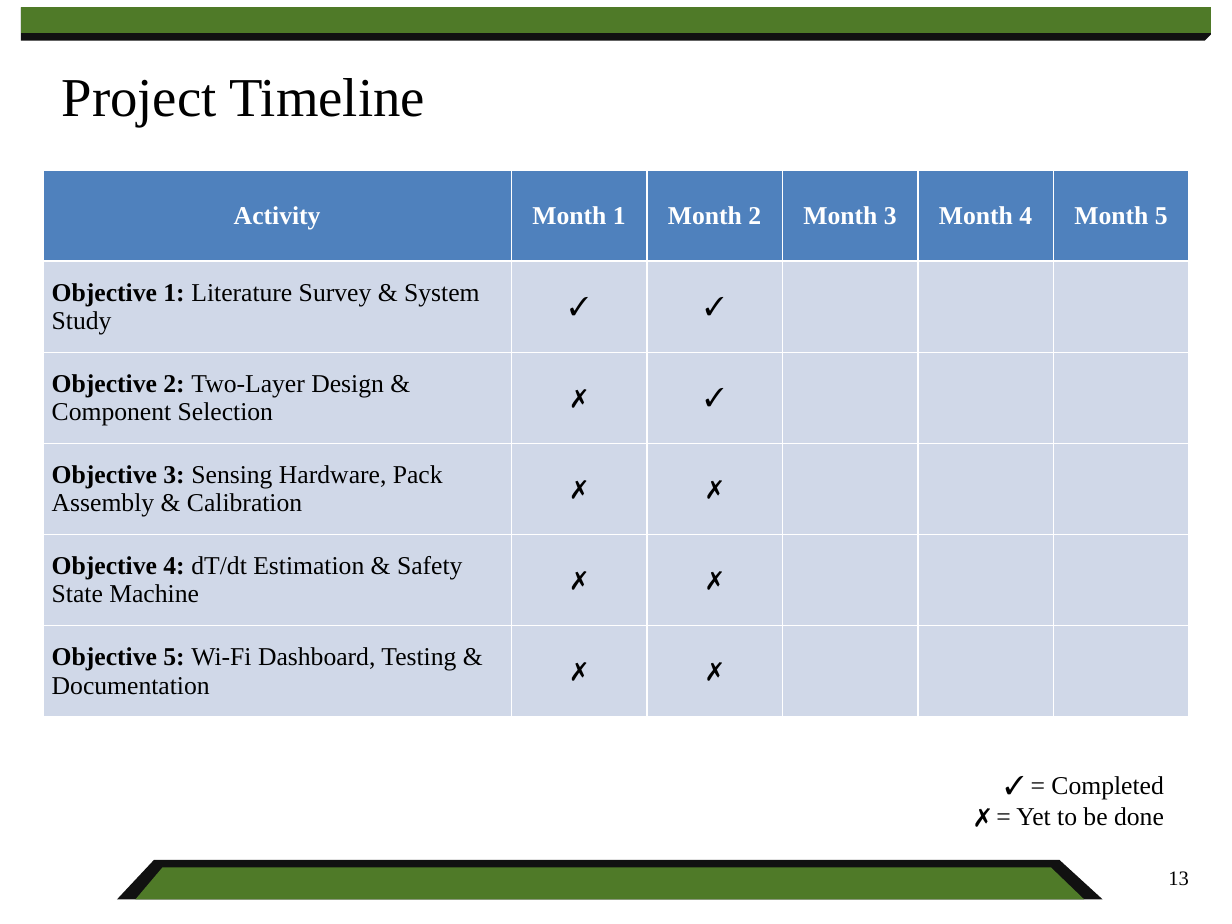
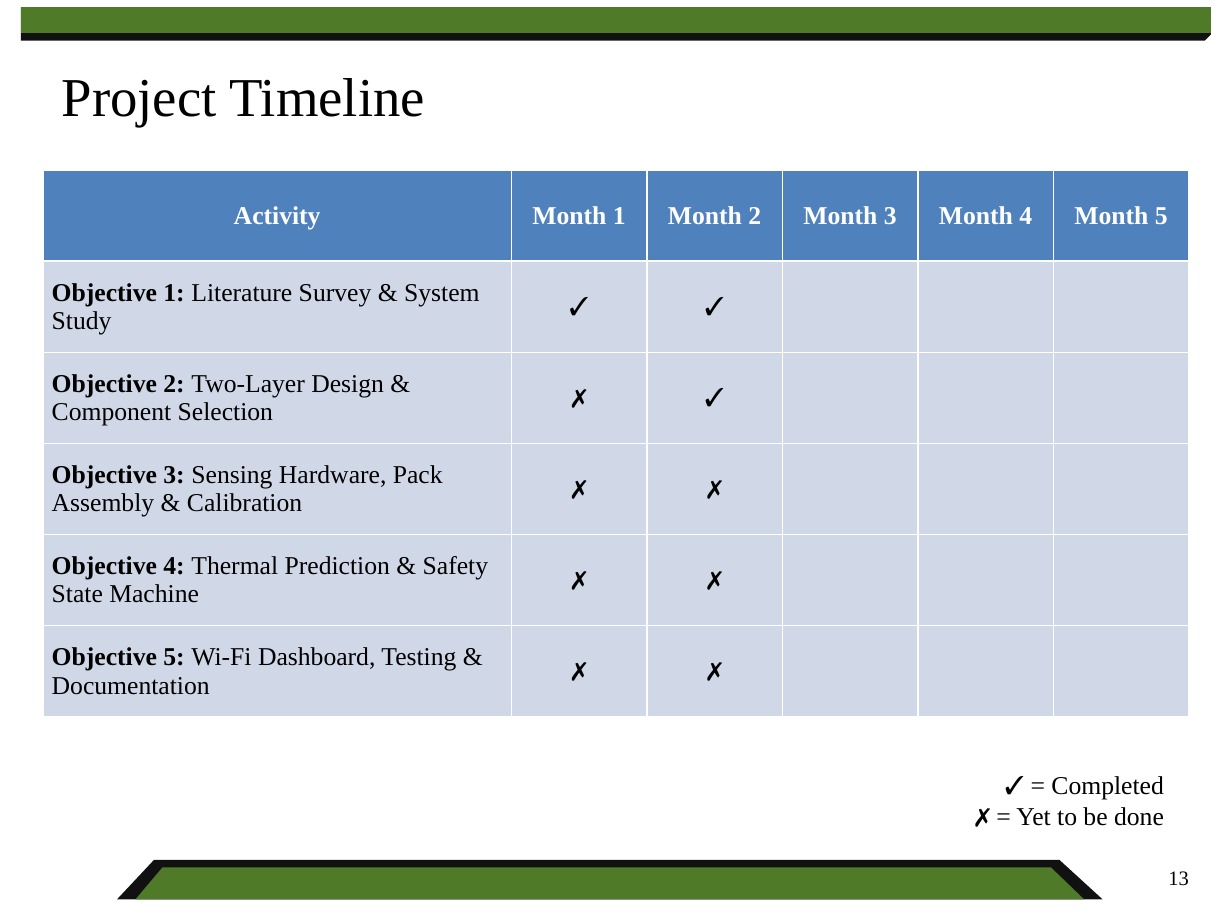
Before and after one commit to KiranPranay/moosi-bms, a slide deck: slide 13 of docs/reviews/first-review/Predictive_BMS_First_Review.pptx. Drawn at 1232x924 pixels with LibreOffice and Linux fonts; fonts in the diff are those of the drawing. Boxes give left, top, right and bottom in pixels: in the first picture for what was removed or moved away, otherwise in the second. Text is boxed around its words. In the diff, an @@ line names an element or a change of style, - is before the commit and + after.

```diff
--- a/docs/reviews/first-review/Predictive_BMS_First_Review.pptx
+++ b/docs/reviews/first-review/Predictive_BMS_First_Review.pptx
@@ table at [43,170,1189,717] @@
-row 5, column 1: Objective 4: dT/dt Estimation & Safety State Machine
+row 5, column 1: Objective 4: Thermal Prediction & Safety State Machine
```
Also in this commit, not shown: 3 other slides changed, 11 other files.
